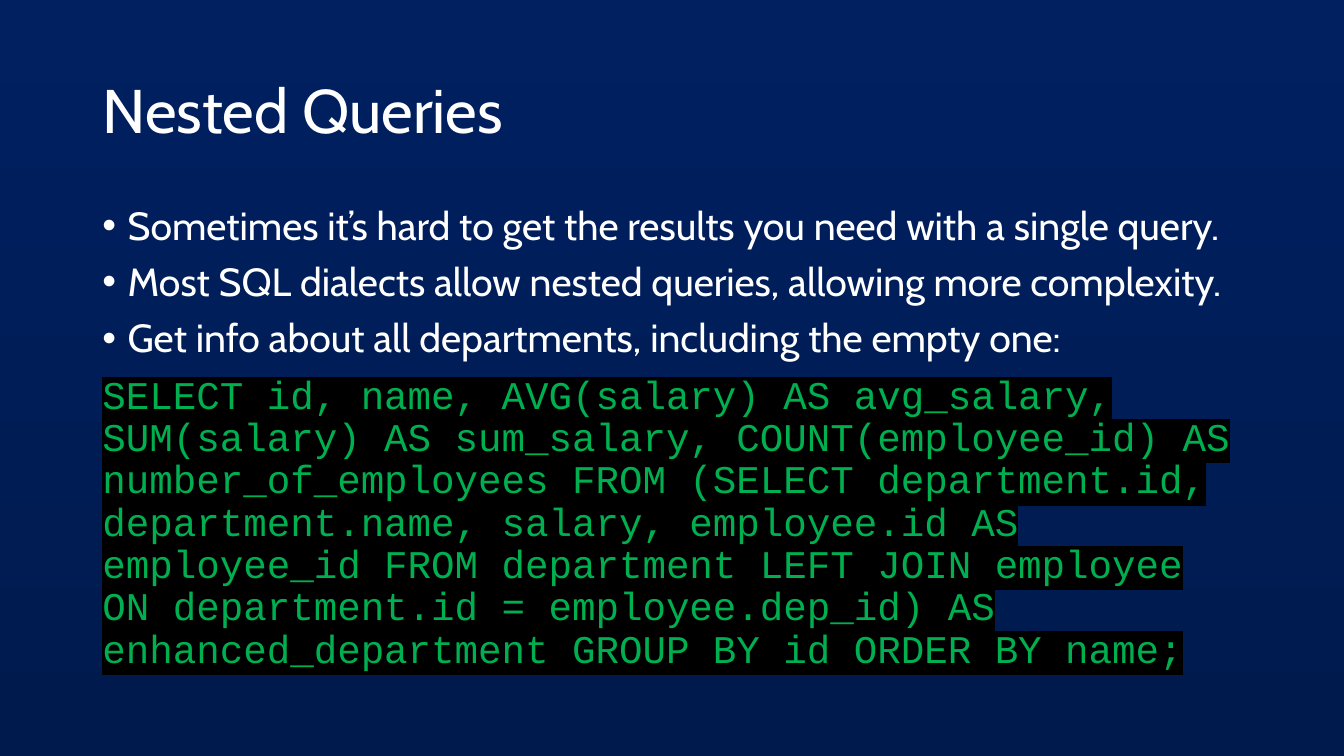
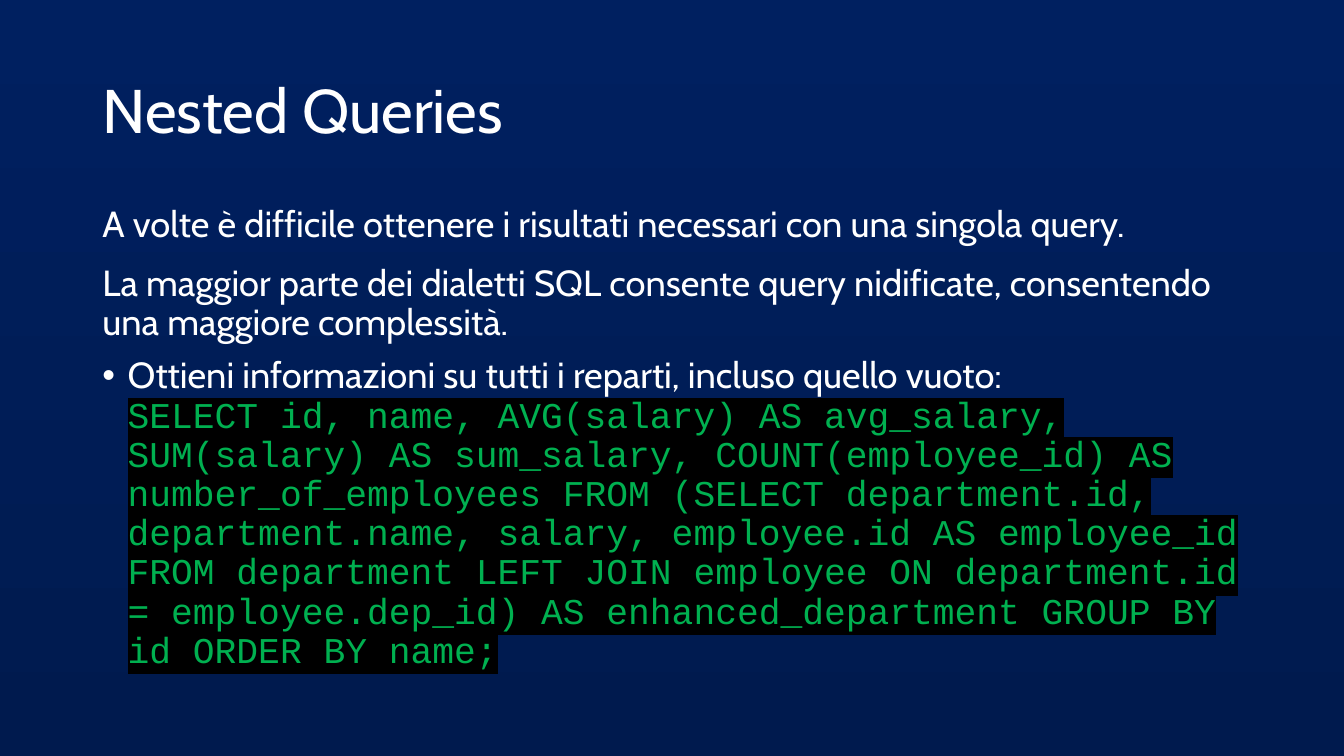
Before and after one commit to AlessandroS94/corso_21122022, a slide deck: slide 29 of Day 4/slide/Spring JDBC.pptx. Drawn at 1344x756 pixels with LibreOffice and Linux fonts; fonts in the diff are those of the drawing. Boxes give left, top, right and bottom in pixels: in the first picture for what was removed or moved away, otherwise in the second. Text is boxed around its words. In the diff, an @@ line names an element or a change of style, - is before the commit and + after.

```diff
--- a/Day 4/slide/Spring JDBC.pptx
+++ b/Day 4/slide/Spring JDBC.pptx
@@ text at bbox=[102, 209, 1238, 670]: text changed; size 28 to 25.9 pt @@
-• Sometimes it’s hard to get the results you need with a single query.
-• Most SQL dialects allow nested queries, allowing more complexity.
-• Get info about all departments, including the empty one:
-SELECT id, name, AVG(salary) AS avg_salary, SUM(salary) AS sum_salary, COUNT(employee_id) AS number_of_employees FROM (SELECT department.id, department.name, salary, employee.id AS employee_id FROM department LEFT JOIN employee ON department.id = employee.dep_id) AS enhanced_department GROUP BY id ORDER BY name;
+• A volte è difficile ottenere i risultati necessari con una singola query.
+  La maggior parte dei dialetti SQL consente query nidificate, consentendo una maggiore complessità.
+  Ottieni informazioni su tutti i reparti, incluso quello vuoto:
+  SELECT id, name, AVG(salary) AS avg_salary, SUM(salary) AS sum_salary, COUNT(employee_id) AS number_of_employees FROM (SELECT department.id, department.name, salary, employee.id AS employee_id FROM department LEFT JOIN employee ON department.id = employee.dep_id) AS enhanced_department GROUP BY id ORDER BY name;
```
Also in this commit, not shown: 24 other slides changed, 7 other files.
